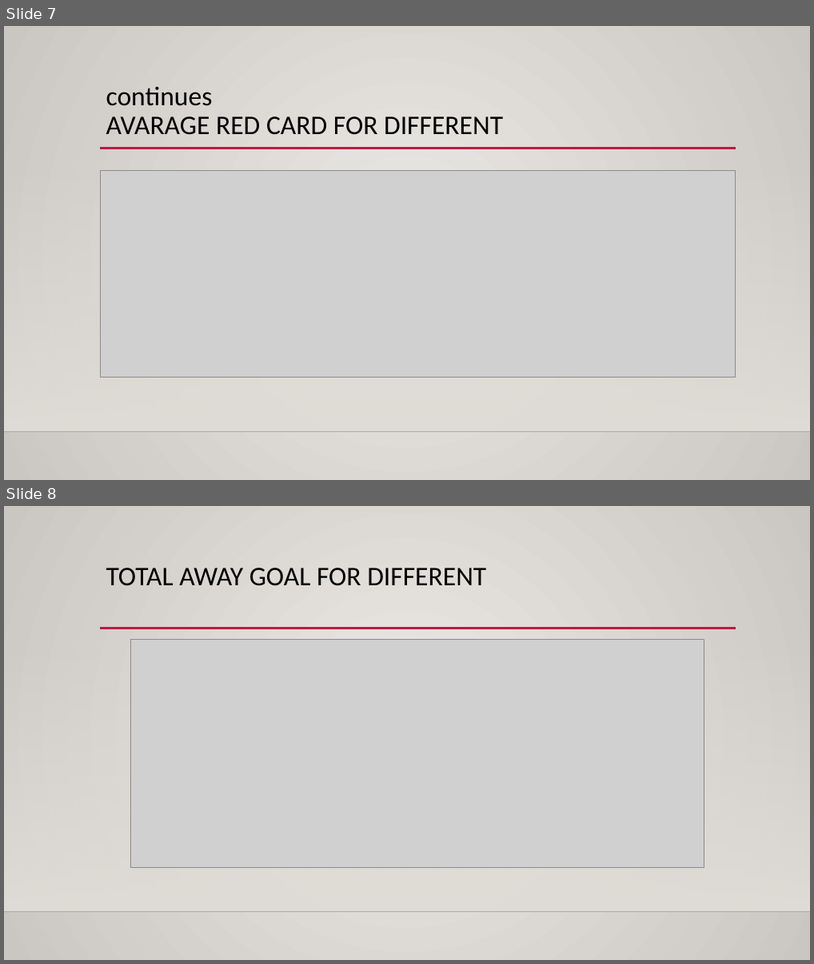
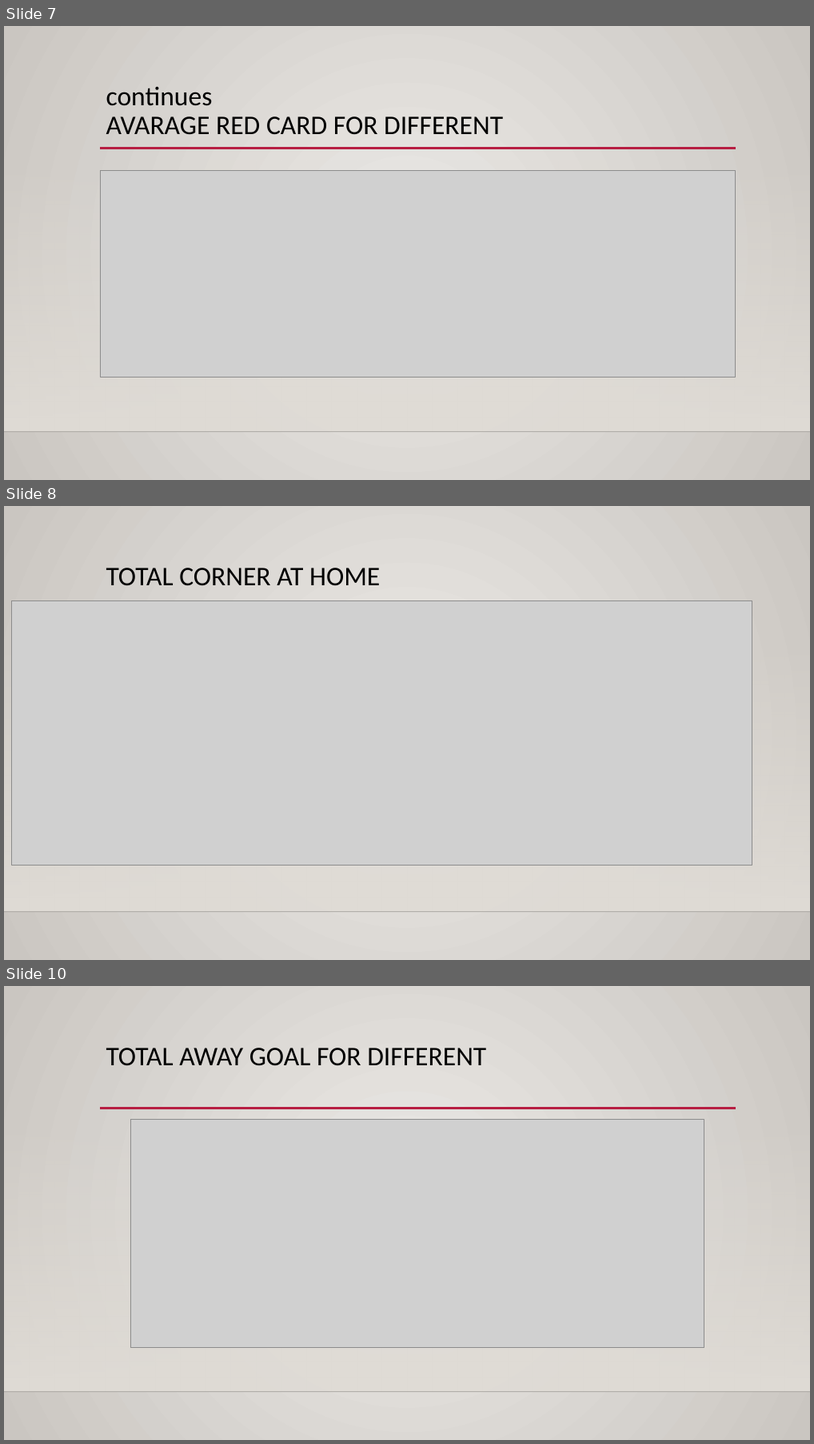
Before and after one commit to datascienceseptember/shiny_project_on_uefa, a slide deck: shiny_presentation_version.pptx. Shown one above the other, each under a label of ours: slides 7 and 8 before the commit, slides 7, 8 and 10 after it; the slides between them are not shown. The pictures are 814x964 and 814x1444 pixels, drawn with LibreOffice and Linux fonts; fonts in the diff are those of the drawing; grey boxes stand for pictures; background and template pictures are left out. Boxes give left, top, right and bottom in pixels: in the first picture for what was removed or moved away, otherwise in the second. Text is boxed around its words. In the diff, an @@ line names an element or a change of style, - is before the commit and + after.

```diff
--- a/shiny_presentation_version.pptx
+++ b/shiny_presentation_version.pptx
@@ slide 8 added at (4, 506, 810, 960), background gradient #ECEAE7 to #CAC7C1; not listed: 2 template elements that a slide beside it also shows @@
@@ title added at (106, 568, 380, 586), 32 pt, text #000000 @@
+TOTAL CORNER AT HOME
@@ picture added at (12, 601, 752, 864) @@
@@ what was slide 8 is now slide 10 @@
```
Also in this commit, not shown: 3 other slides added.
